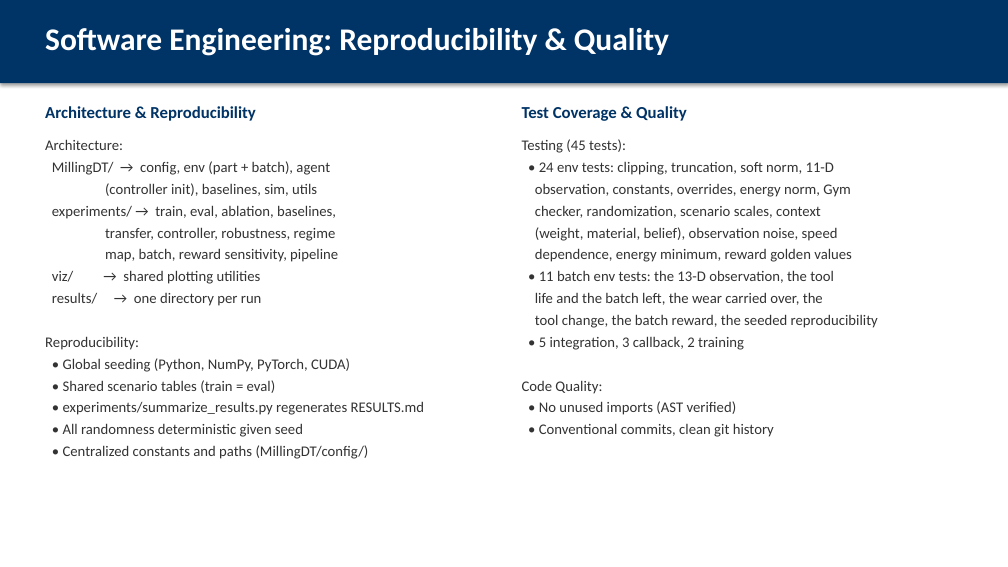
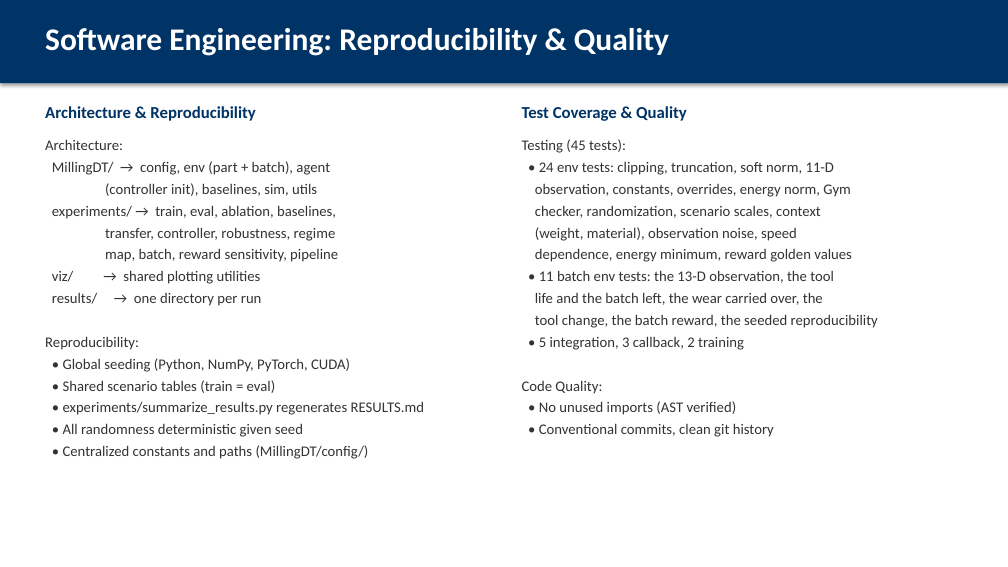
Before and after one commit to AbhinandIITM/AI-in-Mfg, a slide deck: slide 28 of report/presentation.pptx (slide 26 before the commit). Drawn at 1008x567 pixels with LibreOffice and Linux fonts; fonts in the diff are those of the drawing. Boxes give left, top, right and bottom in pixels: in the first picture for what was removed or moved away, otherwise in the second. Text is boxed around its words. In the diff, an @@ line names an element or a change of style, - is before the commit and + after.

Commit message:
docs: the wrong model of the material is out of every document
The report, the deck and the PowerPoint file carry the two regimes and the
one sweep, the three new figures are placed next to the text they belong
to, and the claim is the noise one: the learned policy is the better
operator once the wear measurement is noisier than about 2% of its range,
and inside a perfect digital twin the classical controller is better by a
margin that is inside the noise.

The report is 40 pages with 12 figures, the deck 38 frames, the PowerPoint
file 33 slides.

```diff
--- a/report/presentation.pptx
+++ b/report/presentation.pptx
@@ text at bbox=[535, 227, 797, 241]: text changed @@
-(weight, material, belief), observation noise, speed
+(weight, material), observation noise, speed
```
Also in this commit, not shown: 7 other slides changed, 3 slides added, 1 slide removed, 8 other files.
